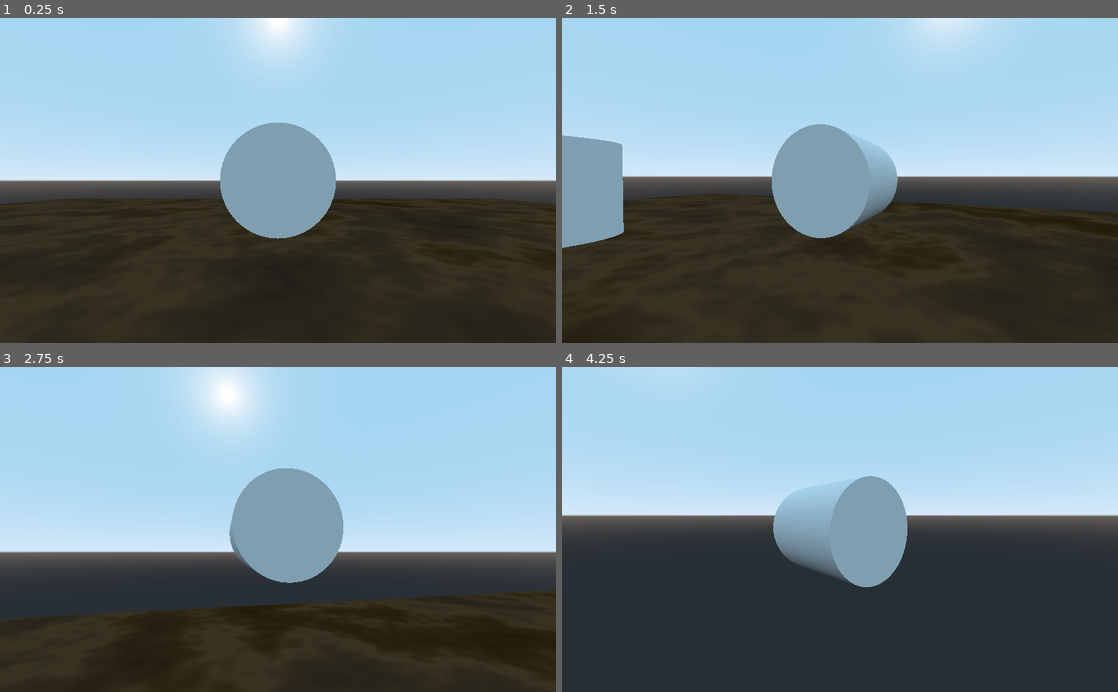
Above: before the commit, frames 1-4 (two rows, left to right).
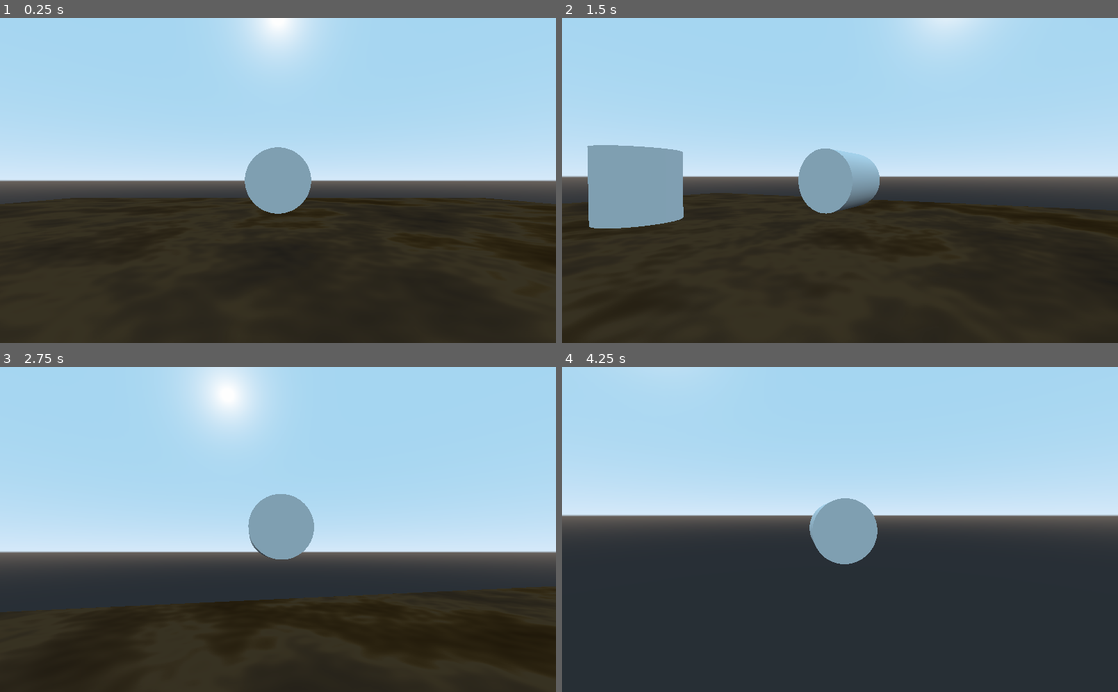
Above: after the commit, the same moments.

Repository: PDHTEC/HelpBender
Game: Godot game, scene res://Main.tscn
Same seed, same stepped clock (60 frames per second), same inputs: the game is played once before the commit and once after it.
Inputs (mouse positions are in pixels of both pictures, inside the frame that each line leads up to):
- Up to frame 1 (0.25 s): no input
- Up to frame 2 (1.5 s): tap Enter at 0.5 s; move the mouse to (867, 180) at 0.52 s; hold W (forward) from 0.53 s (still down); click (867, 180) at 0.6 s; move the mouse to (812, 180) at 1.27 s; click (812, 180) at 1.35 s
- Up to frame 3 (2.75 s): keep holding W (forward); move the mouse to (289, 523) at 2.02 s; click (289, 523) at 2.1 s
- Up to frame 4 (4.25 s): keep holding W (forward); move the mouse to (834, 536) at 2.77 s; click (834, 536) at 2.85 s; move the mouse to (878, 532) at 3.52 s; click (878, 532) at 3.6 s

The runs differ from the first frame. In frame 1, 4.0% of the frame differs, in the area x 12-88%, y 32-68%; in frame 2, 8.6%, in the area x 0-100%, y 32-71%; in frame 3, 4.7%; in frame 4, 4.4%.

Commit message:
Movement test
Tried adding a form of movement that feels more underwater. The model now rotates to the moving direction when moving forward, rotates with the A/D keys and the forward direction is now calculated with MATH™.

This is still in progress.

Diff:
--- a/HelpBender/Creature.gd
+++ b/HelpBender/Creature.gd
@@ -3,7 +3,7 @@
 export var max_health : float = 20
 export var max_food : float = 20
 export var food_value : float = 2
-export var movement_speed : float = 2
+export var movement_speed : float = 1
 export var max_speed : float = 20
 export var attack_power : float = 5
 
--- a/HelpBender/FollowingCamera.gd
+++ b/HelpBender/FollowingCamera.gd
@@ -1,6 +1,6 @@
 extends Spatial
 
-export var distance : float = 5
+export var distance : float = 8
 export var max_look : float = 50
 export var mouse_sens : float = 0.5
 
@@ -14,6 +14,18 @@
 	$Camera.translation.z = distance
 	Input.set_mouse_mode(Input.MOUSE_MODE_HIDDEN)
 	Input.set_mouse_mode(Input.MOUSE_MODE_CAPTURED)
+	var cam = $Camera
+	#forward = cam.global_translation.direction_to(player.global_translation)
+	cam.translation.x += 0.01
+	var tmp = cam.global_translation
+	cam.translation.x -= 0.01
+	left = (cam.global_translation-tmp).normalized()
+
+func _process(delta):
+	var forwardx = cos(deg2rad(rotation_degrees.y)-PI/2) * cos(deg2rad(rotation_degrees.x))
+	var forwardy = sin(deg2rad(rotation_degrees.x))
+	var forwardz = sin(deg2rad(rotation_degrees.y)-PI/2) * cos(deg2rad(rotation_degrees.x))
+	forward = Vector3(forwardx,forwardy,forwardz)
 
 func _input(event):
 	if event is InputEventMouseMotion:
@@ -24,9 +36,3 @@
 			rotation_degrees.x = max_look
 		elif rotation_degrees.x<-max_look:
 			rotation_degrees.x = -max_look
-		var cam = $Camera
-		forward = cam.global_translation.direction_to(player.global_translation)
-		cam.translation.x += 0.01
-		var tmp = cam.global_translation
-		cam.translation.x -= 0.01
-		left = (cam.global_translation-tmp).normalized()
--- a/HelpBender/Player.gd
+++ b/HelpBender/Player.gd
@@ -6,24 +6,31 @@
 		if collider.has_method("attack"):
 			collider.attack(self, attack_power)
 
-func _process(_delta):
-	movement()
+func _process(delta):
+	movement(delta)
 	if Input.is_action_just_pressed("left_click"):
 		attempt_attack()
 
-func movement():
+func movement(delta):
 	#adds gravity. Uncertain of whether this should be a thing.
 	#if !is_on_floor():
 	#	velocity += gravity_vector*gravity_magnitude*0.002
-
+	var cam = $Camera
+	var forwardx = cos(deg2rad(-rotation_degrees.y)-PI/2) * cos(deg2rad(-rotation_degrees.x))
+	var forwardz = sin(deg2rad(-rotation_degrees.y)-PI/2) * cos(deg2rad(-rotation_degrees.x))
+	var forward = Vector3(forwardx,cam.forward.y*0.5,forwardz)
 	if Input.is_action_pressed("forward"):
-		velocity += $Camera.forward*movement_speed
+		velocity += forward*movement_speed
+		rotation_degrees.y += cam.rotation_degrees.y*delta*2
+		cam.rotation_degrees.y -= cam.rotation_degrees.y*delta*2
 	if Input.is_action_pressed("back"):
-		velocity += $Camera.forward*-movement_speed
+		velocity += forward*-movement_speed*0.25
 	if Input.is_action_pressed("left"):
-		velocity += $Camera.left*movement_speed
+		#velocity += cam.left*movement_speed
+		rotation_degrees.y += delta*90
 	if Input.is_action_pressed("right"):
-		velocity += $Camera.left*-movement_speed
-	velocity *= 0.9
+		#velocity += cam.left*-movement_speed
+		rotation_degrees.y -= delta*90
+	velocity *= 0.97
 	velocity = velocity.limit_length(max_speed)
 	velocity = move_and_slide(velocity,-gravity_vector)
